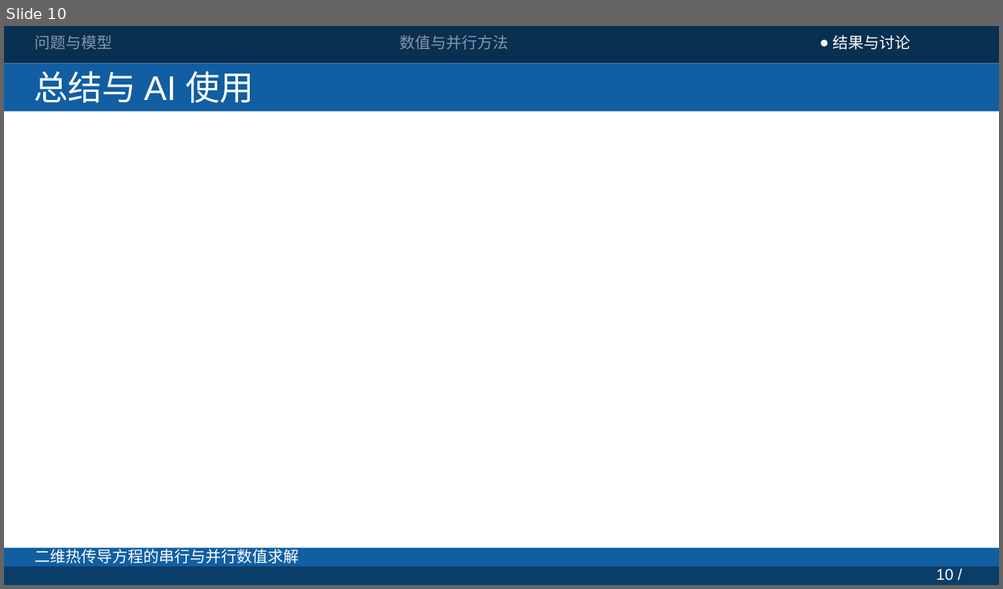
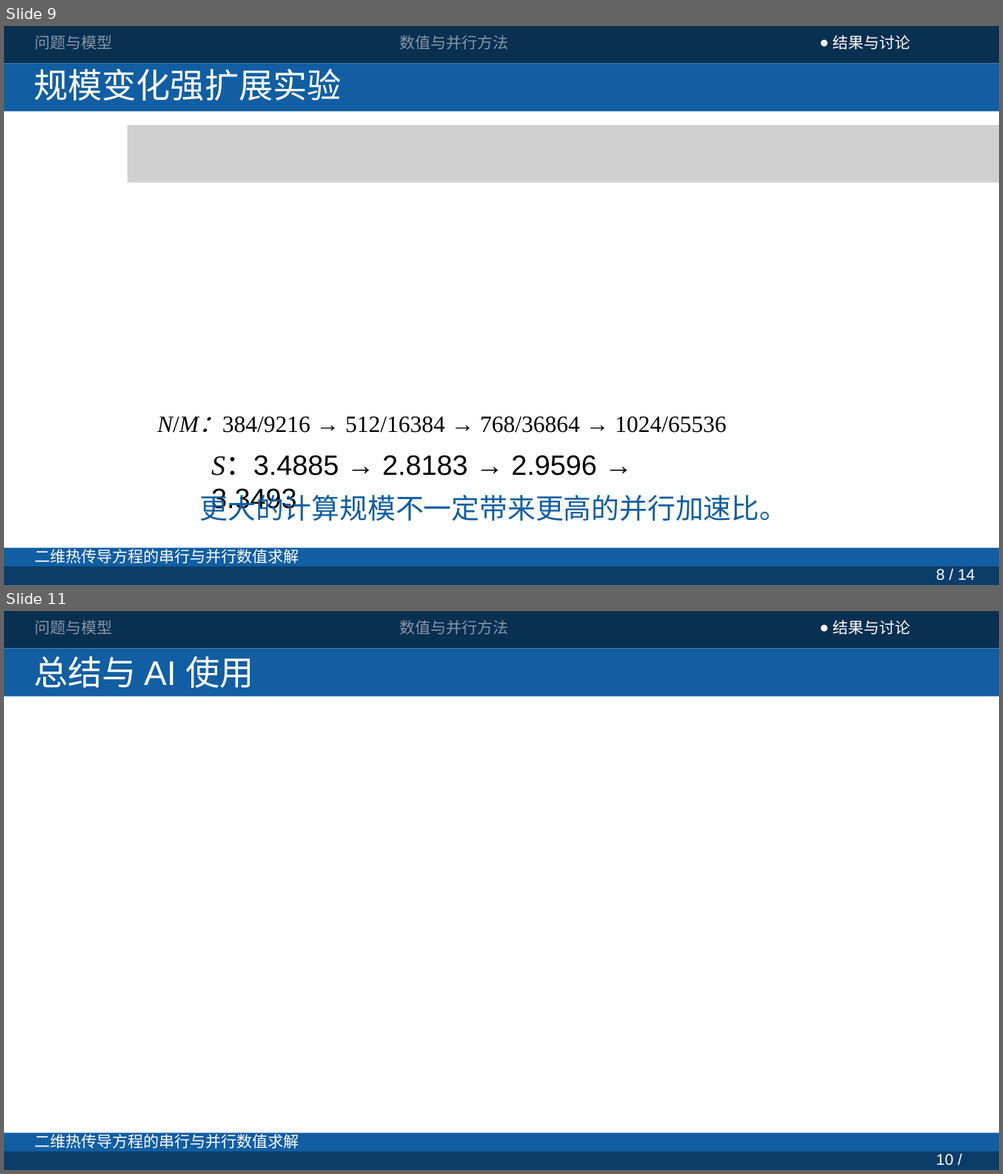
Before and after one commit to JunQianNuo/parallel-heat-solver, a slide deck: report/presentation/current/presentation-v5-wps.pptx. Shown one above the other, each under a label of ours: slide 10 before the commit, slides 9 and 11 after it; the slides between them are not shown. The pictures are 1003x589 and 1003x1174 pixels, drawn with LibreOffice and Linux fonts; fonts in the diff are those of the drawing; grey boxes stand for pictures. Boxes give left, top, right and bottom in pixels: in the first picture for what was removed or moved away, otherwise in the second. Text is boxed around its words. In the diff, an @@ line names an element or a change of style, - is before the commit and + after.

```diff
--- a/report/presentation/current/presentation-v5-wps.pptx
+++ b/report/presentation/current/presentation-v5-wps.pptx
@@ slide 9 added at [4,26,999,585], background #FFFFFF @@
@@ group added at [4,26,999,63]: 3 texts, 1 rectangle @@
+问题与模型
+数值与并行方法
+● 结果与讨论
@@ rectangle added at [4,63,999,112], fill #115EA2 @@
@@ text added at [34,63,341,101], 33 pt, text #FFFFFF @@
+规模变化强扩展实验
@@ picture added at [127,125,999,183] @@
@@ text added at [157,417,726,433], 22.5 pt, text #000000 @@
+N/M：384/9216 → 512/16384 → 768/36864 → 1024/65536
@@ text added at [211,455,597,514], 27 pt, text #000000 @@
+S：3.4885 → 2.8183 → 2.9596 → 3.3493
@@ text added at [200,490,788,521], 27 pt, text #115EA2 @@
+更大的计算规模不一定带来更高的并行加速比。
@@ group added at [4,547,999,585]: 2 rectangles, 2 texts @@
+二维热传导方程的串行与并行数值求解
+8 / 14
@@ what was slide 10 is now slide 11 @@
```
Also in this commit, not shown: 9 slides changed, 23 other files.
